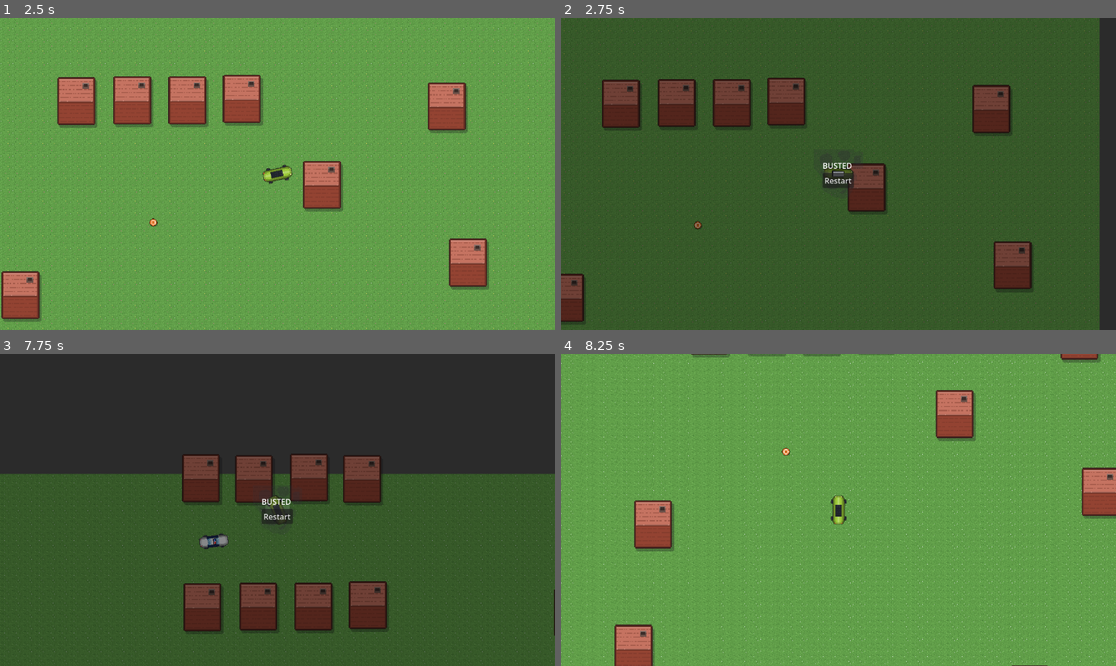
Above: before the commit, frames 1-4 (two rows, left to right).
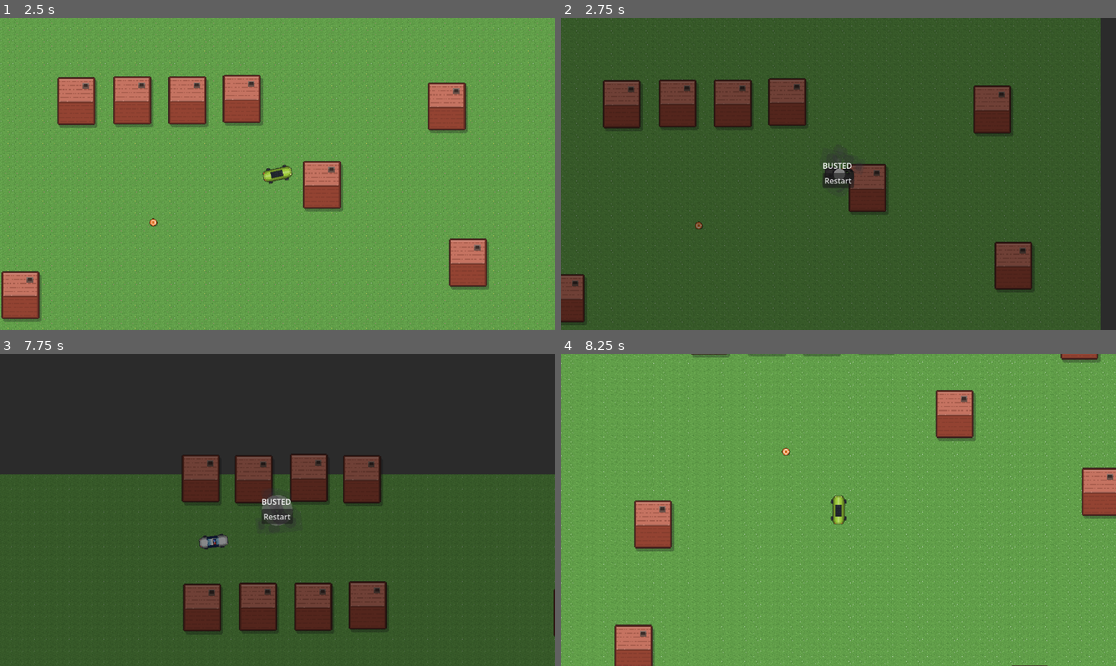
Above: after the commit, the same moments.

Repository: frost1335/car-game
Game: Godot game, scene res://scenes/Game.tscn
Same seed, same stepped clock (60 frames per second), same inputs: the game is played once before the commit and once after it.
Inputs:
- Up to frame 1 (2.5 s): hold D (turn_right) 0.53-1.28 s; hold Down (brake) 1.28-2.03 s; hold D (turn_right) from 2.03 s (still down)
- Up to frame 2 (2.75 s): keep holding D (turn_right)
- Up to frame 3 (7.75 s): release D (turn_right) at 2.75 s; click "Restart" at 2.75 s; hold D (turn_right) 3.53-4.28 s; hold A (turn_left) 4.28-5.78 s; hold Down (brake) 5.78-6.53 s; hold D (turn_right) from 6.53 s (still down)
- Up to frame 4 (8.25 s): release D (turn_right) at 8 s; click "Restart" at 8 s

Frame 1 is identical in both runs. In frame 2, 3.2% of the frame differs, in the area x 0-98%, y 0-100%; in frame 3, 1.1%; in frame 4, nothing differs.

Commit message:
feat: finish explosion animation and add wreck state

Diff:
--- a/scenes/Car.tscn
+++ b/scenes/Car.tscn
@@ -3,21 +3,31 @@
 [ext_resource type="Script" uid="uid://cgniwo785bdmw" path="res://scripts/player_car.gd" id="1_7u4s5"]
 [ext_resource type="PackedScene" uid="uid://bfuv5fhy3pbgg" path="res://scenes/Explosion.tscn" id="2_qn377"]
 [ext_resource type="Texture2D" uid="uid://bwbdr7omshmte" path="res://assets/cars/buggy_lime.png" id="2_ys5ts"]
+[ext_resource type="Texture2D" uid="uid://bplv47aadjhwa" path="res://assets/fx/wrecks/wreck_buggy_lime.png" id="3_vaoqk"]
+[ext_resource type="Script" uid="uid://csjs2a21dn32y" path="res://scripts/camera_2d.gd" id="4_fbyd5"]
+[ext_resource type="Texture2D" uid="uid://derlihuy40c71" path="res://assets/fx/smoke/smolders_sheet.png" id="5_t6kce"]
 
 [sub_resource type="RectangleShape2D" id="RectangleShape2D_3unlm"]
 size = Vector2(92, 40)
+
+[sub_resource type="CanvasItemMaterial" id="CanvasItemMaterial_3unlm"]
+particles_animation = true
+particles_anim_h_frames = 4
+particles_anim_v_frames = 1
+particles_anim_loop = false
 
 [node name="Car" type="CharacterBody2D" unique_id=1911748893]
 collision_layer = 2
 collision_mask = 5
 script = ExtResource("1_7u4s5")
 explosion_scene = ExtResource("2_qn377")
+wreck_texture = ExtResource("3_vaoqk")
 
-[node name="CollisionShape2D" type="CollisionShape2D" parent="." unique_id=691586055]
+[node name="Collision" type="CollisionShape2D" parent="." unique_id=691586055]
 z_index = 5
 shape = SubResource("RectangleShape2D_3unlm")
 
-[node name="Sprite2D" type="Sprite2D" parent="CollisionShape2D" unique_id=884641444]
+[node name="Body" type="Sprite2D" parent="Collision" unique_id=884641444]
 position = Vector2(0, -1.1444092e-05)
 rotation = 1.5707964
 scale = Vector2(2.4214091, 2.5302548)
@@ -25,3 +35,23 @@
 
 [node name="Camera2D" type="Camera2D" parent="." unique_id=151300935]
 zoom = Vector2(0.5, 0.5)
+script = ExtResource("4_fbyd5")
+
+[node name="WreckSmoke" type="CPUParticles2D" parent="." unique_id=721209250]
+z_index = 10
+material = SubResource("CanvasItemMaterial_3unlm")
+position = Vector2(0, -36)
+emitting = false
+amount = 12
+texture = ExtResource("5_t6kce")
+lifetime = 3.0
+emission_shape = 1
+emission_sphere_radius = 60.0
+spread = 180.0
+gravity = Vector2(0, 0)
+initial_velocity_min = 5.0
+initial_velocity_max = 10.0
+scale_amount_min = 4.0
+scale_amount_max = 6.0
+color = Color(1, 1, 1, 0.627451)
+anim_offset_max = 1.0
--- a/scenes/Explosion.tscn
+++ b/scenes/Explosion.tscn
@@ -13,7 +13,6 @@
 [ext_resource type="Texture2D" uid="uid://llqxc0gi0myi" path="res://assets/fx/explosion/explode_08.png" id="8_mcxcc"]
 [ext_resource type="Texture2D" uid="uid://dkb81ois7j7pe" path="res://assets/fx/explosion/explode_09.png" id="9_xaujk"]
 [ext_resource type="Texture2D" uid="uid://bc3njhyrouxqw" path="res://assets/fx/smoke/tiresmoke_02.png" id="13_8h5gn"]
-[ext_resource type="Texture2D" uid="uid://bq1ihy2jnjmey" path="res://assets/cars/van_white.png" id="14_jcyuw"]
 
 [sub_resource type="Animation" id="Animation_mcxcc"]
 length = 0.001
@@ -80,14 +79,14 @@
 tracks/5/type = "value"
 tracks/5/imported = false
 tracks/5/enabled = true
-tracks/5/path = NodePath("Fireball:animation")
+tracks/5/path = NodePath("Smoke:modulate")
 tracks/5/interp = 1
 tracks/5/loop_wrap = true
 tracks/5/keys = {
 "times": PackedFloat32Array(0),
 "transitions": PackedFloat32Array(1),
-"update": 1,
-"values": [&"explode"]
+"update": 0,
+"values": [Color(0.99607843, 1, 1, 0.34117648)]
 }
 
 [sub_resource type="Animation" id="Animation_xaujk"]
@@ -183,7 +182,7 @@
 "times": PackedFloat32Array(0, 0.1),
 "transitions": PackedFloat32Array(1, 1),
 "update": 0,
-"values": [Vector2(2.036, 0.5), Vector2(8.142857, 2)]
+"values": [Vector2(0.5, 0.5), Vector2(2.5, 2.5)]
 }
 tracks/8/type = "value"
 tracks/8/imported = false
@@ -192,36 +191,50 @@
 tracks/8/interp = 1
 tracks/8/loop_wrap = true
 tracks/8/keys = {
-"times": PackedFloat32Array(0, 0.1),
-"transitions": PackedFloat32Array(1, 1),
+"times": PackedFloat32Array(0, 0.15),
+"transitions": PackedFloat32Array(1, 5.0982413),
 "update": 0,
 "values": [Color(1, 1, 1, 1), Color(1, 1, 1, 0)]
 }
-tracks/9/type = "value"
+tracks/9/type = "method"
 tracks/9/imported = false
 tracks/9/enabled = true
-tracks/9/path = NodePath("Fireball:animation")
+tracks/9/path = NodePath("Fireball")
 tracks/9/interp = 1
 tracks/9/loop_wrap = true
 tracks/9/keys = {
-"times": PackedFloat32Array(0),
-"transitions": PackedFloat32Array(1),
-"update": 1,
-"values": [&"explode"]
-}
-tracks/10/type = "method"
-tracks/10/imported = false
-tracks/10/enabled = true
-tracks/10/path = NodePath("Fireball")
-tracks/10/interp = 1
-tracks/10/loop_wrap = true
-tracks/10/keys = {
-"times": PackedFloat32Array(0),
+"times": PackedFloat32Array(0.1),
 "transitions": PackedFloat32Array(1),
 "values": [{
 "args": [&"explode", 1.0, false],
 "method": &"play"
 }]
+}
+tracks/10/type = "method"
+tracks/10/imported = false
+tracks/10/enabled = true
+tracks/10/path = NodePath(".")
+tracks/10/interp = 1
+tracks/10/loop_wrap = true
+tracks/10/keys = {
+"times": PackedFloat32Array(0),
+"transitions": PackedFloat32Array(1),
+"values": [{
+"args": [],
+"method": &"_shake"
+}]
+}
+tracks/11/type = "value"
+tracks/11/imported = false
+tracks/11/enabled = true
+tracks/11/path = NodePath("Smoke:modulate")
+tracks/11/interp = 1
+tracks/11/loop_wrap = true
+tracks/11/keys = {
+"times": PackedFloat32Array(0.5, 4.5),
+"transitions": PackedFloat32Array(1, 1),
+"update": 0,
+"values": [Color(0.99607843, 1, 1, 0.5411765), Color(0.99607843, 1, 1, 0.05882353)]
 }
 
 [sub_resource type="AnimationLibrary" id="AnimationLibrary_dq134"]
@@ -287,8 +300,15 @@
 offsets = PackedFloat32Array(0.013623978, 1)
 colors = PackedColorArray(0, 0, 0, 0.7490196, 1, 1, 1, 0.83137256)
 
-[sub_resource type="CanvasItemMaterial" id="CanvasItemMaterial_3unlm"]
-blend_mode = 1
+[sub_resource type="Gradient" id="Gradient_vmplm"]
+interpolation_mode = 1
+colors = PackedColorArray(1, 1, 1, 1, 1, 1, 1, 0)
+
+[sub_resource type="GradientTexture2D" id="GradientTexture2D_5mx7f"]
+gradient = SubResource("Gradient_vmplm")
+fill = 1
+fill_from = Vector2(0.5, 0.5)
+fill_to = Vector2(0.5, 0)
 
 [node name="Explosion" type="Node2D" unique_id=596612792]
 z_index = 10
@@ -298,6 +318,7 @@
 libraries/ = SubResource("AnimationLibrary_dq134")
 
 [node name="Debris" type="CPUParticles2D" parent="." unique_id=192567187]
+z_index = 10
 material = SubResource("CanvasItemMaterial_py1uk")
 emitting = false
 amount = 25
@@ -319,6 +340,7 @@
 anim_offset_max = 1.0
 
 [node name="Dust" type="CPUParticles2D" parent="." unique_id=544003209]
+z_index = 10
 material = SubResource("CanvasItemMaterial_rh5jb")
 scale = Vector2(1.0095644, 1)
 emitting = false
@@ -340,13 +362,16 @@
 anim_offset_max = 1.0
 
 [node name="Fireball" type="AnimatedSprite2D" parent="." unique_id=273517573]
+z_index = 10
 scale = Vector2(3.1801121, 3.1801121)
 sprite_frames = SubResource("SpriteFrames_ikcy3")
 animation = &"explode"
 frame = 8
+frame_progress = 1.0
 
 [node name="Smoke" type="CPUParticles2D" parent="." unique_id=232226726]
 modulate = Color(0.99607843, 1, 1, 0.34117648)
+z_index = 10
 material = SubResource("CanvasItemMaterial_oo8e4")
 emitting = false
 amount = 24
@@ -369,8 +394,6 @@
 anim_offset_max = 1.0
 
 [node name="Flash" type="Sprite2D" parent="." unique_id=849449123]
-material = SubResource("CanvasItemMaterial_3unlm")
+z_index = 10
 scale = Vector2(8.142857, 2)
-texture = ExtResource("14_jcyuw")
-region_enabled = true
-region_rect = Rect2(8.038258, 17.21813, 14.061684, 24.362684)
+texture = SubResource("GradientTexture2D_5mx7f")
--- /dev/null
+++ b/scenes/wreck.tscn
@@ -0,0 +1,10 @@
+[gd_scene format=3 uid="uid://cl5yc1okrk8cj"]
+
+[sub_resource type="RectangleShape2D" id="RectangleShape2D_3unlm"]
+
+[node name="Wreck" type="StaticBody2D" unique_id=1656715282]
+
+[node name="Body" type="Sprite2D" parent="." unique_id=1703496732]
+
+[node name="CollisionShape2D" type="CollisionShape2D" parent="." unique_id=1620282223]
+shape = SubResource("RectangleShape2D_3unlm")
--- /dev/null
+++ b/scripts/camera_2d.gd
@@ -0,0 +1,20 @@
+extends Camera2D
+
+@export var decay: float = 2.5                     # trauma lost per second
+@export var max_offset: Vector2 = Vector2(24, 18)  # pixels at full trauma
+
+var trauma: float = 0.0
+
+func add_trauma(amount: float) -> void:
+	trauma = minf(trauma + amount, 1.0)
+
+func _process(delta: float) -> void:
+	if trauma <= 0.0:
+		offset = Vector2.ZERO
+		return
+	trauma = maxf(trauma - decay * delta, 0.0)
+	var shake := trauma * trauma
+	offset = Vector2(
+		randf_range(-1.0, 1.0) * max_offset.x * shake,
+		randf_range(-1.0, 1.0) * max_offset.y * shake
+	)
--- a/scripts/explosion.gd
+++ b/scripts/explosion.gd
@@ -1,7 +1,26 @@
 extends Node2D
 
+# - Explosion Animation Player
 @onready var explosion_animation: AnimationPlayer = $AnimationPlayer
 
+# - Camera shake params
+@export var shake_strength: float = 0.6
+@export var shake_range: float = 900.0    # beyond this distance, no shake
+
 func _ready() -> void:
-	explosion_animation.play("boom")              # match your animation name
-	explosion_animation.animation_finished.connect(queue_free)
+	rotation = randf() * TAU
+	scale = Vector2.ONE * randf_range(0.9, 1.1)
+
+	explosion_animation.animation_finished.connect(_on_animation_finished)
+	explosion_animation.play("boom")
+
+func _on_animation_finished(_anim_name: StringName) -> void:
+	queue_free()
+
+func _shake() -> void:
+	var cam := get_viewport().get_camera_2d()
+	if cam == null or not cam.has_method("add_trauma"):
+		return
+	var dist := cam.get_screen_center_position().distance_to(global_position)
+	var falloff := clampf(1.0 - dist / shake_range, 0.0, 1.0)
+	cam.add_trauma(shake_strength * falloff)
--- a/scripts/player_car.gd
+++ b/scripts/player_car.gd
@@ -13,6 +13,9 @@
 
 # - Explosion Scene
 @export var explosion_scene: PackedScene
+
+# - Wreck Texture
+@export var wreck_texture: Texture2D
 
 # Connect to THIS, once, in your main scene. It never changes as police spawn/die.
 signal busted
@@ -43,6 +46,7 @@
 # Guarded, so both paths firing in the same frame is harmless.
 func bust() -> void:
 	_spawn_explosion()
+	_become_wreck()
 	if _dead:
 		return
 	_dead = true
@@ -51,6 +55,7 @@
 
 func _destroy() -> void:
 	_spawn_explosion()
+	_become_wreck()
 	if _dead:
 		return
 	_dead = true
@@ -98,3 +103,9 @@
 	var boom := explosion_scene.instantiate()
 	boom.global_position = global_position
 	get_tree().current_scene.add_child.call_deferred(boom)
+
+func _become_wreck() -> void:
+	if wreck_texture:
+		$Collision/Body.texture = wreck_texture
+	if has_node("WreckSmoke"):
+		$WreckSmoke.emitting = true
--- a/scripts/police_car.gd
+++ b/scripts/police_car.gd
@@ -108,7 +108,8 @@
 		if other.is_in_group("player"):
 			# The player owns the bust state; it guards against double-firing.
 			if other.has_method("bust"):
-				_spawn_explosion()
+				# When the player is caught the police car destroyed during the process
+				_destroy()
 				other.bust()
 
 		elif other.is_in_group("police"):
Binary file added: assets/fx/smoke/smolders_sheet.png
Not shown, added: assets/fx/smoke/smolders_sheet.png.import
Not shown, added: scripts/camera_2d.gd.uid
